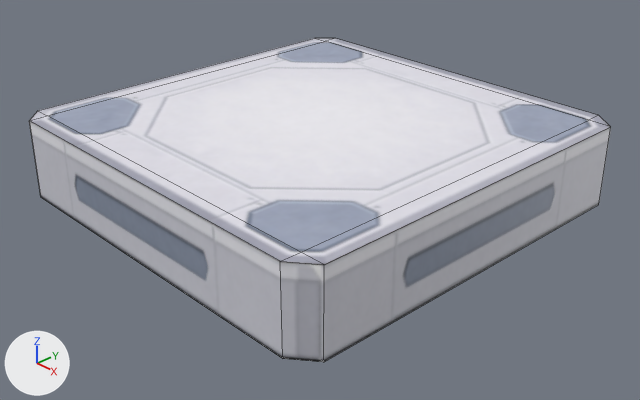
Before and after pictures for a commit that changed the Blender file Models/background_v0.blend.
The view is the same before and after, from a 50 mm lens placed at (1.43, -1.339, 0.817), pointed at (0.037, -0.027, -0.13). Lighting does not change. The marker at lower left points along +X, +Y and +Z. The older version comes first. Mesh edges are drawn as thin lines.
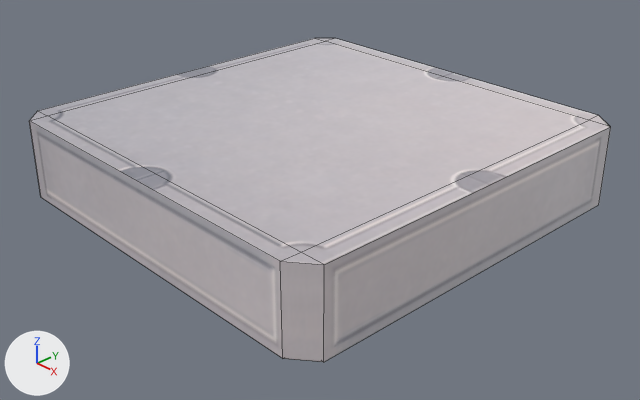
Location of each change, (x1, y1, x2, y2) in pixels of the pictures (640 x 400 px):
'Cube', surface changed
    both: (29, 38, 611, 362)

Edits to the bpy script that builds the scene:
```text
Add img_export_uv_complete_v0_0_2_png:
    img_export_uv_complete_v0_0_2_png = load_image('export_uv_complete_v0.0.2.png', 'Boardgame/Backgound Tile/export_uv_complete_v0.0.2.png', 1000, 1000, 'sRGB')
Change mat_material_001:
    mat_material_001.texture: img_export_backgound_v0_0_0_png -> img_export_uv_complete_v0_0_2_png
```
